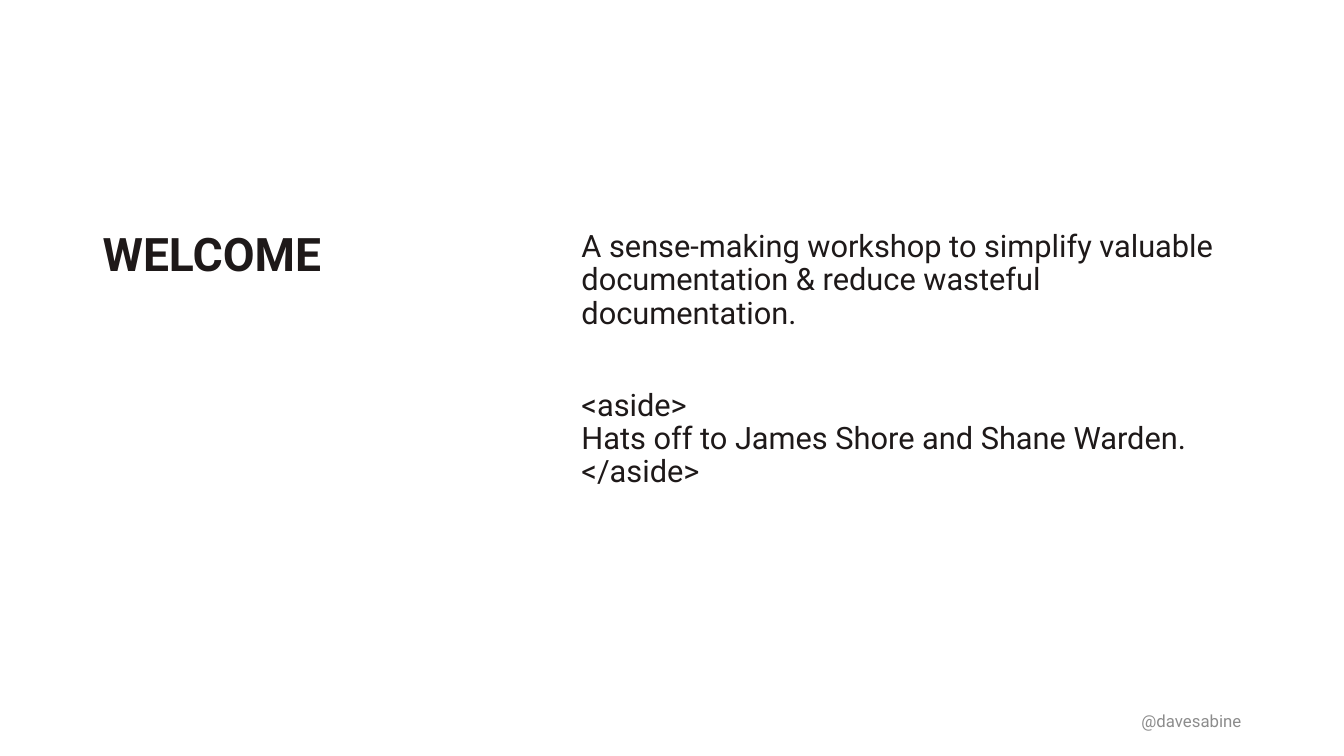
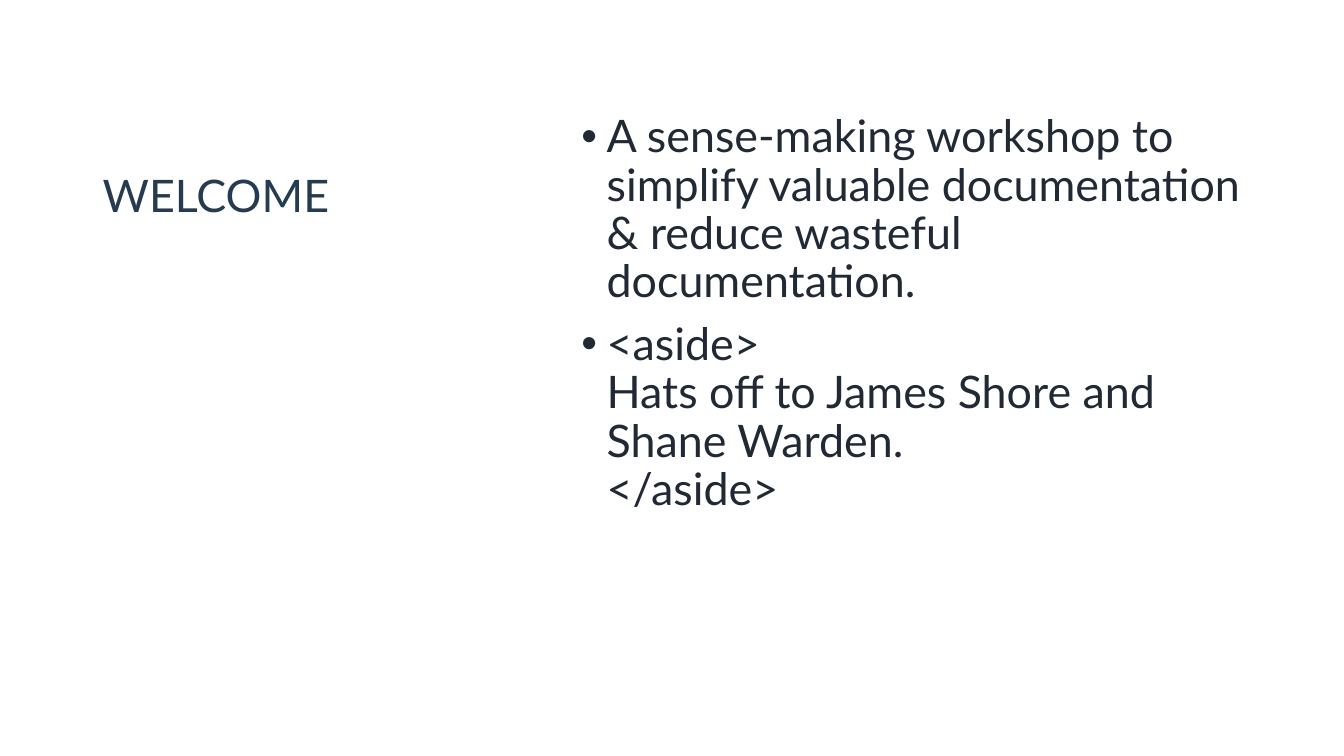
Before and after one commit to DavidSabine/The-Art-of-Agile-Product-Documentation, a slide deck: slide 3 of assets/The Art of Agile Documentation — Presentation — by David Sabine.pptx. Drawn at 1344x756 pixels with LibreOffice and Linux fonts; fonts in the diff are those of the drawing; background and template pictures are left out. Boxes give left, top, right and bottom in pixels: in the first picture for what was removed or moved away, otherwise in the second. Text is boxed around its words. In the diff, an @@ line names an element or a change of style, - is before the commit and + after.

```diff
--- a/assets/The Art of Agile Documentation — Presentation — by David Sabine.pptx
+++ b/assets/The Art of Agile Documentation — Presentation — by David Sabine.pptx
@@ title "WELCOME": place and size @@
-title "WELCOME" at [103, 237, 321, 272]
+title "WELCOME" at [103, 179, 329, 213]
@@ title "WELCOME" at [103, 179, 329, 213]: size 33 to 32 pt, font Roboto to Lato, text colour #1E1919 to #263B4F, bold off; less space between paragraphs; vertical alignment top to bottom @@
@@ text "A sense-making workshop to simplify ...": place and size @@
-text "A sense-making workshop to simplify ..." at [581, 233, 1213, 484]
+text "A sense-making workshop to simplify ..." at [607, 119, 1240, 507]
@@ text "A sense-making workshop to simplify ..." at [607, 119, 1240, 507]: size 22 to 32 pt, font Roboto to Lato, text colour #1E1919 to #212934; bullet none to •; less space between paragraphs @@
@@ text removed at [1141, 714, 1241, 731] @@
-@davesabine
```
Also in this commit, not shown: 20 other slides changed, 4 other files.
